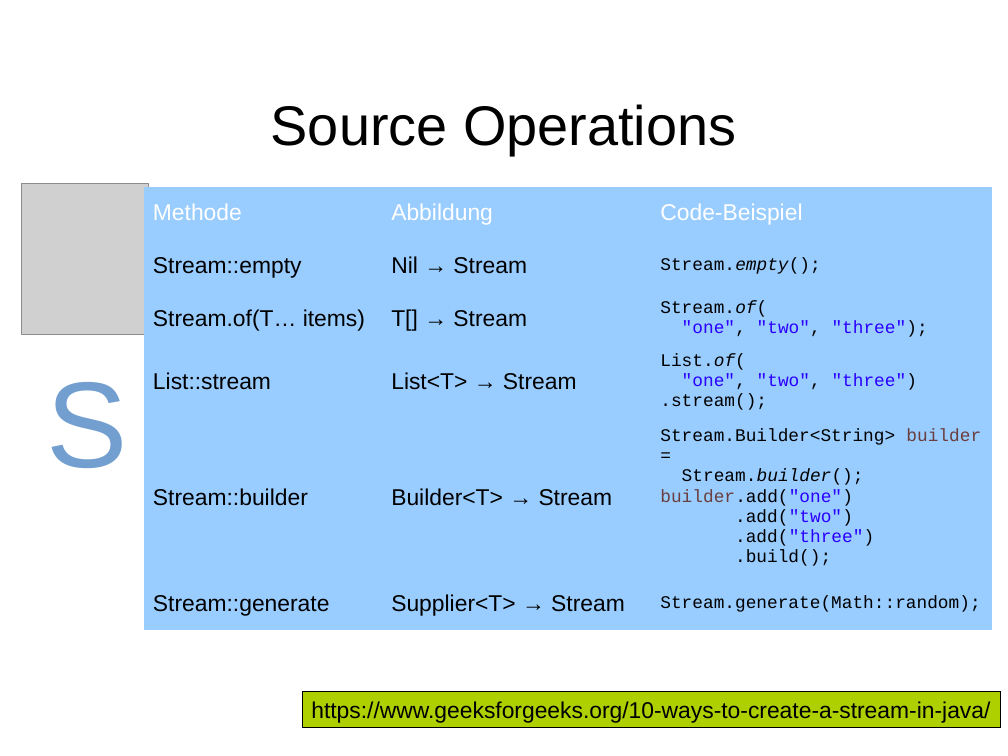
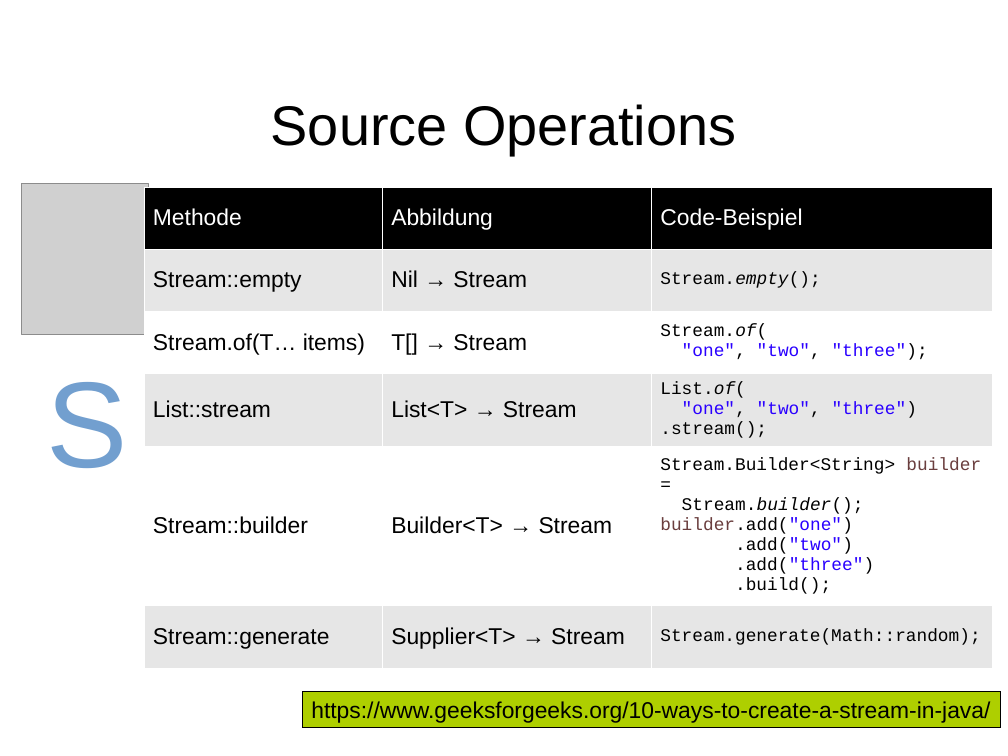
Before and after one commit to dlindner/vorlesung-se2-dhbw, a slide deck: slide 8 of added_2020/Java Streams API.odp. Drawn at 1008x756 pixels with LibreOffice and Linux fonts; fonts in the diff are those of the drawing; grey boxes stand for pictures; background and template pictures are left out. Boxes give left, top, right and bottom in pixels: in the first picture for what was removed or moved away, otherwise in the second. Text is boxed around its words. In the diff, an @@ line names an element or a change of style, - is before the commit and + after.

```diff
--- a/added_2020/Java Streams API.odp
+++ b/added_2020/Java Streams API.odp
@@ table at <box>144,187,992,664</box> @@
@@ fill #99CCFF to #000000 in row 1 @@
@@ fill #99CCFF to #E6E6E6 in 9 cells @@
@@ fill #99CCFF to #FFFFFF in 6 cells @@
@@ borders changed @@
```
Also in this commit, not shown: 2 other slides changed.
